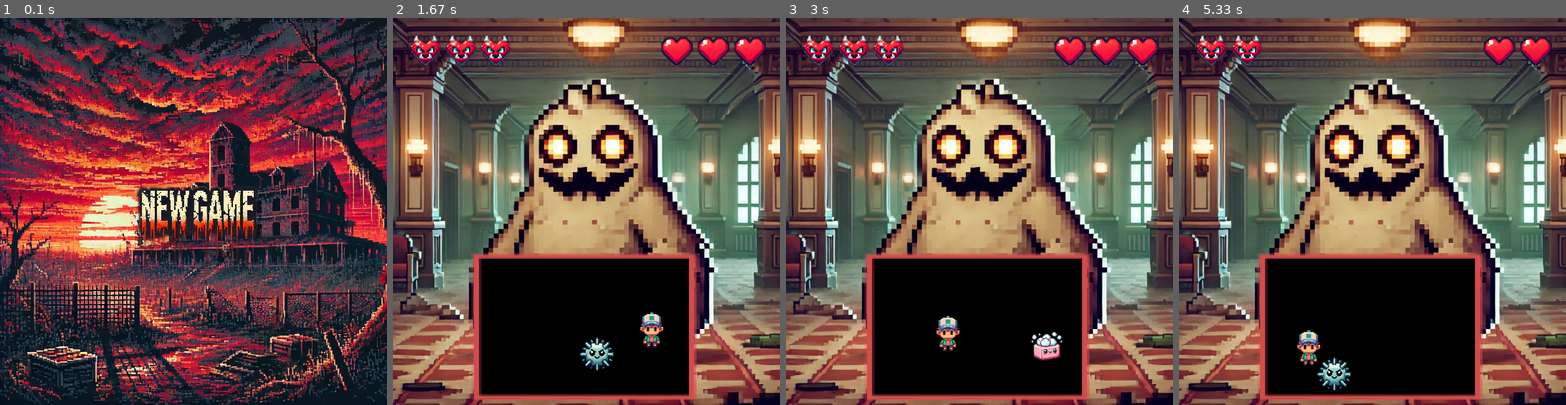
Above: before the commit, frames 1-4 (left to right).
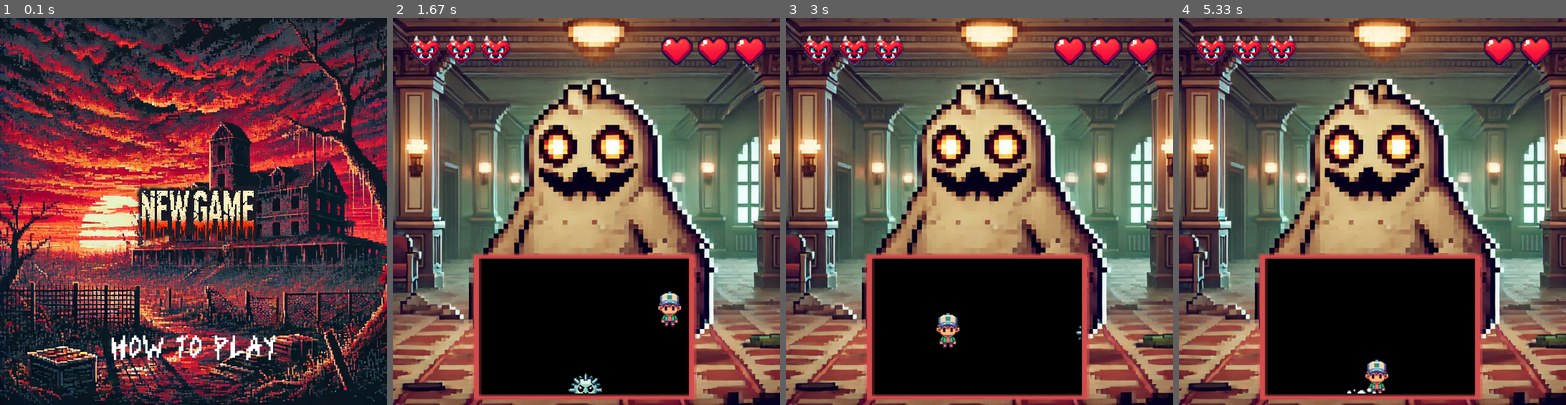
Above: after the commit, the same moments.

Repository: davidAlausa/myFirstPythonProject
Game: pygame game, started from MyFirstPythonApp/GAME/MAIN.py
Two runs of this game, one before a commit and one after it. Both use one fixed random seed, a clock stepped at 60 frames per second and the inputs below.
Inputs (mouse positions are in pixels of both pictures, inside the frame that each line leads up to):
- Up to frame 1 (0.1 s): no input
- Up to frame 2 (1.67 s): press the mouse at (590, 207) at 0.37 s; move the mouse to (629, 149) at 0.47 s; release the mouse at (671, 91) at 0.6 s; press the mouse at (690, 168) at 0.7 s; move the mouse to (601, 122) at 0.8 s; release the mouse at (509, 72) at 0.93 s; press the mouse at (690, 184) at 1.03 s; move the mouse to (687, 226) at 1.13 s; release the mouse at (687, 273) at 1.27 s; hold Right from 1.33 s (still down); move the mouse to (532, 130) at 1.37 s
- Up to frame 3 (3 s): release Right at 1.8 s; hold Up 1.83-2.13 s; hold Left 2.17-2.7 s; hold Down from 2.73 s (still down)
- Up to frame 4 (5.33 s): release Down at 3.03 s; hold Left 3.07-3.47 s; hold Up 3.5-3.87 s; hold Right 3.9-4.53 s; hold Down 4.57-4.93 s; hold Left from 4.97 s (still down)

The runs differ from the first frame. In frame 1, 1.0% of the frame differs, in the area x 28-72%, y 81-89%; in frame 2, 1.5%; in frame 3, 0.8%; in frame 4, 1.6%, in the area x 22-55%, y 4-98%.

Commit message:
07/09/2024 - ADDED INSTRUCTIONS SCREEN + YOUWIN SCREEN + IMPROVED FUNCTIONALITY

Diff:
--- a/MyFirstPythonApp/GAME/MAIN.py
+++ b/MyFirstPythonApp/GAME/MAIN.py
@@ -6,6 +6,7 @@
 from FUNCTIONALITY import Game
 from event import event
 from monsterScreen import monsterScreen
+from instructionsScreen import instructionsScreen
 
 #initialising PYGAME
 pygame.init()
@@ -18,7 +19,9 @@
 #initialising VARIABLES
 game = Game()
 intrscrn = introScreen(displaySurface)
+instructscrn = instructionsScreen(displaySurface)
 elvtrscrn = elevatorScreen(displaySurface,game)
+mnstrscrn = monsterScreen(displaySurface, game)
 mnstrscrn = monsterScreen(displaySurface, game)
 isGameRunning = True
 gmPHASE = 'I'
@@ -29,7 +32,7 @@
 #print('THE MONSTER IS ON FLOOR:'+str(game.getMonsterFloorLevel())+' \tTHE KEY IS ON FLOOR:' + str(game.getKeyFloorLevel()))
 #LOOP
 while isGameRunning:
-    #handling QUITS
+#    #handling QUITS
     for event in pygame.event.get():
         if event.type == pygame.QUIT:
             isGameRunning = False
@@ -39,7 +42,10 @@
 
         #deciding GAME'S PHASE
     if gmPHASE == 'I':
+
         gmPHASE = intrscrn.run()
+    elif gmPHASE == 'INS':
+        gmPHASE = instructscrn.run(displaySurface)
     elif gmPHASE == 'P':
         if not video_played:
             video = moviepy.editor.VideoFileClip(SPRITESHEET_PATH + 'is_to_hs.mp4', audio= False)
@@ -69,7 +75,8 @@
             video.preview()
 
             if game.checkEndGameStatus():
-                print('YOU REACHED THE END OF THE GAME!!! YOU ENDED WITH:' +str(game.getPlayerLives()) + ' lives and ' +str(game.getKeyInventoryCount())+ ' keys')
+                video = moviepy.editor.VideoFileClip(SPRITESHEET_PATH + 'YOUWIN.mp4', audio= False)
+                video.preview()
                 isGameRunning = False
 
             else:
--- a/MyFirstPythonApp/GAME/event.py
+++ b/MyFirstPythonApp/GAME/event.py
@@ -28,7 +28,11 @@
                 return 'P'
 
         else:
-            self.emptyFloor()
+            if choice !=1:
+                self.emptyFloor()
+            else:
+                video = moviepy.editor.VideoFileClip(SPRITESHEET_PATH + 'f_GROUND.mp4', audio= False)
+                video.preview()
             return 'P'
 
 
--- /dev/null
+++ b/MyFirstPythonApp/GAME/instructionsScreen.py
@@ -0,0 +1,59 @@
+import pygame
+from Config import *
+import time
+
+
+
+class instructionsScreen():
+    def __init__(self,displaySurface):
+        #initialising BACKGROUNDS
+        self.instructionscreen_1 = pygame.image.load(SPRITESHEET_PATH + 'is_INSTRUCTIONSPAGE_1.png').convert()
+        self.instructionscreen_2 = pygame.image.load(SPRITESHEET_PATH + 'is_INSTRUCTIONSPAGE_2.png').convert()
+        self.instructionscreen_3 = pygame.image.load(SPRITESHEET_PATH + 'is_INSTRUCTIONSPAGE_3.png').convert()
+        self.instructionscreen_4 = pygame.image.load(SPRITESHEET_PATH + 'is_INSTRUCTIONSPAGE_4.png').convert()
+        self.instructionscreen_5 = pygame.image.load(SPRITESHEET_PATH + 'is_INSTRUCTIONSPAGE_5.png').convert()
+
+        self.instructionscreen_1 = pygame.transform.scale(self.instructionscreen_1, (WINDOW_WIDTH, WINDOW_HEIGHT))
+        self.instructionscreen_2 = pygame.transform.scale(self.instructionscreen_2, (WINDOW_WIDTH, WINDOW_HEIGHT))
+        self.instructionscreen_3 = pygame.transform.scale(self.instructionscreen_3, (WINDOW_WIDTH, WINDOW_HEIGHT))
+        self.instructionscreen_4 = pygame.transform.scale(self.instructionscreen_4, (WINDOW_WIDTH, WINDOW_HEIGHT))
+        self.instructionscreen_5 = pygame.transform.scale(self.instructionscreen_5, (WINDOW_WIDTH, WINDOW_HEIGHT))
+
+        self.currentscreenpage = (
+            self.instructionscreen_1,
+            self.instructionscreen_2,
+            self.instructionscreen_3,
+            self.instructionscreen_4,
+            self.instructionscreen_5
+        )
+
+        self.currentpage = 0
+
+        self.forwardcoods = pygame.Rect(412, 435, 483 - 400, 479 - 435)
+        self.backwardcoods = pygame.Rect(57, 423, 114 - 45, 475 - 423)
+    #updates SPRITES
+    def update(self):
+        if self.forwardcoods.collidepoint(pygame.mouse.get_pos()) and self.currentpage != 4:
+            if pygame.mouse.get_pressed()[0]:
+                self.currentpage = self.currentpage + 1
+        elif self.backwardcoods.collidepoint(pygame.mouse.get_pos()) and self.currentpage != 0:
+            if pygame.mouse.get_pressed()[0]:
+                self.currentpage = self.currentpage - 1
+
+        keys = pygame.key.get_pressed()
+        if keys[pygame.K_RETURN]:
+            return 'I'
+        else:
+            return 'INS'
+
+
+    #draws LEVEL to screen
+    def draw(self, displaySurface):
+        displaySurface.blit(self.currentscreenpage[self.currentpage], (0,0))
+
+    #will be called fom GAME loop
+    def run(self,displaySurface):
+        GAME_PHASE = self.update()
+        self.draw(displaySurface)
+        time.sleep(0.1)
+        return GAME_PHASE
--- a/MyFirstPythonApp/GAME/introScreen.py
+++ b/MyFirstPythonApp/GAME/introScreen.py
@@ -14,9 +14,15 @@
 
     #updates SPRITES
     def update(self):
+
+
         NEWGAME_PRESSED = self.introScreenNEWGAME.update(self)
+        INSTRUCTIONS_PRESSED = self.introScreenBackground.update()
+
         if NEWGAME_PRESSED:
             return 'P'
+        elif INSTRUCTIONS_PRESSED:
+            return 'INS'
         else:
             return 'I'
 
--- a/MyFirstPythonApp/GAME/introScreenBACKGROUND.py
+++ b/MyFirstPythonApp/GAME/introScreenBACKGROUND.py
@@ -8,6 +8,31 @@
         self.introscreen_BACKGROUND = pygame.image.load(SPRITESHEET_PATH + 'is_BACKGRUND.webp').convert()
         self.introscreen_BACKGROUND = pygame.transform.scale(self.introscreen_BACKGROUND, (WINDOW_WIDTH, WINDOW_HEIGHT))
 
+        self.INSTRUCTIONS_NOTSELECTED = pygame.image.load(SPRITESHEET_PATH + 'is_INSTRUCTIONS_NOTSELECTED.png').convert_alpha()
+        self.INSTRUCTIONS_NOTSELECTED = pygame.transform.scale(self.INSTRUCTIONS_NOTSELECTED, (WINDOW_WIDTH, WINDOW_HEIGHT))
+
+        self.INSTRUCTIONS_SELECTED = pygame.image.load(SPRITESHEET_PATH + 'is_INSTRUCTIONS_SELECTED.png').convert_alpha()
+        self.INSTRUCTIONS_SELECTED = pygame.transform.scale(self.INSTRUCTIONS_SELECTED, (WINDOW_WIDTH, WINDOW_HEIGHT))
+
+        self.INSTRUCTIONS = self.INSTRUCTIONS_NOTSELECTED
+
+       # self.INSTRUCTIONSIMAGE = self.INSTRUCTIONS.subsurface(pygame.Rect(150,435,390,485))
+        self.INSTRUCTIONSIMAGE = self.INSTRUCTIONS.subsurface(pygame.Rect(0,0,540,540))
+        self.INSTRUCTIONSRECT = self.INSTRUCTIONSIMAGE.get_rect(center = (240,240))
+
+        self.hoverArea = pygame.Rect(150,435,390 - 150, 485 - 435)#tlwh
+
+
+    def update(self):
+
+        if self.hoverArea.collidepoint(pygame.mouse.get_pos()):
+            self.INSTRUCTIONS = self.INSTRUCTIONS_SELECTED
+            if pygame.mouse.get_pressed()[0]:
+                return True
+        else:
+            self.INSTRUCTIONS = self.INSTRUCTIONS_NOTSELECTED
+            return False
 
     def draw(self, displaySurface):
         displaySurface.blit(self.introscreen_BACKGROUND, (0,0))
+        displaySurface.blit(self.INSTRUCTIONS, (0,0))
--- a/MyFirstPythonApp/GAME/monsterScreenATTACKBOARD.py
+++ b/MyFirstPythonApp/GAME/monsterScreenATTACKBOARD.py
@@ -25,7 +25,7 @@
         self.imageP1 = self.monsterEvent_ATTACKBOARD_P1.subsurface(pygame.Rect(0,0,50,50))
 
         self.oovPosition = (120,335)
-        self.P1InitialPosition = (235,460)
+        self.P1InitialPosition = (270,431)
 
         self.rectHI = self.imageHI.get_rect(bottomleft = self.oovPosition)
         self.rectAI = self.imageAI.get_rect(bottomleft = self.oovPosition)
@@ -36,8 +36,11 @@
         self.isHarmful = False
 
         self.game = game
+        self.iterations = 0
 
     def update(self):
+        self.iterations = self.iterations + 1
+
         pressed_keys = pygame.key.get_pressed()
         if self.rectP1.top > 335:
             if pressed_keys[K_UP]:
@@ -72,21 +75,41 @@
         pick = random.randint(1, 4)
         self.ItemThrown = True
         if pick == 1:
-            rect.centerx = random.randint(120, 390)
-            rect.centery = 335
-            self.ItemVelocity = [random.choice([-2, -1, 1, 2]), random.choice([-2, -1, 1, 2])]
+            rect.centerx = random.randint(70, 440)
+            rect.centery = 285
+            if self.iterations < 500:
+                self.ItemVelocity = [random.choice([-2, -1, 1, 2]), random.choice([-2, -1, 1, 2])]
+            elif self.iterations < 1500:
+                self.ItemVelocity = [random.choice([-3, -2, 2, 3]), random.choice([-3, -2, 2, 3])]
+            else:
+                self.ItemVelocity = [random.choice([-4, -3, 3, 4]), random.choice([-4, -3, 3, 4])]
         elif pick == 2:
-            rect.centerx = random.randint(120, 390)
-            rect.centery = 505
-            self.ItemVelocity = [random.choice([-2, -1, 1, 2]), random.choice([-2, -1, 1, 2])]
+            rect.centerx = random.randint(70, 440)
+            rect.centery = 555
+            if self.iterations < 500:
+                self.ItemVelocity = [random.choice([-2, -1, 1, 2]), random.choice([-2, -1, 1, 2])]
+            elif self.iterations < 1500:
+                self.ItemVelocity = [random.choice([-3, -2, 2, 3]), random.choice([-3, -2, 2, 3])]
+            else:
+                self.ItemVelocity = [random.choice([-4, -3, 3, 4]), random.choice([-4, -3, 3, 4])]
         elif pick == 3:
-            rect.centerx = 120
-            rect.centery =  random.randint(335, 505)
-            self.ItemVelocity = [random.choice([1, 2]), random.choice([-2, -1, 1, 2])]
+            rect.centerx = 70
+            rect.centery =  random.randint(285, 555)
+            if self.iterations < 500:
+                self.ItemVelocity = [random.choice([1, 2]), random.choice([-2, -1, 1, 2])]
+            elif self.iterations < 1500:
+                self.ItemVelocity = [random.choice([2, 3]), random.choice([-3, -2, 2, 3])]
+            else:
+                self.ItemVelocity = [random.choice([3, 4]), random.choice([-4, -3, 3, 4])]
         elif pick == 4:
-            rect.centerx = 390
-            rect.centery =  random.randint(335, 505)
-            self.ItemVelocity = [random.choice([-2, -1]), random.choice([-2, -1, 1, 2])]
+            rect.centerx = 440
+            rect.centery =  random.randint(285, 555)
+            if self.iterations < 500:
+                self.ItemVelocity = [random.choice([1, 2]), random.choice([-2, -1, 1, 2])]
+            elif self.iterations < 1500:
+                self.ItemVelocity = [random.choice([2, 3]), random.choice([-3, -2, 2, 3])]
+            else:
+                self.ItemVelocity = [random.choice([3, 4]), random.choice([-4, -3, 3, 4])]
 
 
     def didCollide (self):
@@ -94,6 +117,8 @@
         smallerRectAI = self.rectAI.inflate(-40, -40)
         if self.rectP1.colliderect(smallerRectHI):
             self.game.setPlayerLives(self.game.getPlayerLives() - 1)
+            video = moviepy.editor.VideoFileClip(SPRITESHEET_PATH + 'me_PLAYERHURT.mp4', audio= False)
+            video.preview()
             self.reset()
 
         elif self.rectP1.colliderect(smallerRectAI):
@@ -115,7 +140,7 @@
         rect.move_ip(self.ItemVelocity[0], self.ItemVelocity[1])
 
         #if not (120 <= rect.left) or not (335 <= rect.top) or not (rect.right <= 390) or not (rect.bottom <= 505):
-        if not (150 <= rect.centerx <= 390) or not (360 <= rect.centery <= 505):
+        if not (100 <= rect.centerx <= 440) or not (310 <= rect.centery <= 555):
             rect.center = self.oovPosition
             self.ItemThrown = False
     def reset(self):
--- a/MyFirstPythonApp/GAME/monsterScreenBACKGROUND.py
+++ b/MyFirstPythonApp/GAME/monsterScreenBACKGROUND.py
@@ -9,6 +9,7 @@
         self.attckbrd = monsterScreenATTACKBOARD(Game)
 
         self.monsterEvent_BACKGROUND = pygame.image.load(SPRITESHEET_PATH + 'me_MAINSCREEN_BACKGROUND.png').convert()
+        self.monsterEvent_ATTACKBACKGROUNDCOVER = pygame.image.load(SPRITESHEET_PATH + 'me_MAINSCREEN_ATTACKBACKGROUNDCOVER.png').convert_alpha()
         self.monsterEvent_ATTACKBOARD = pygame.image.load(SPRITESHEET_PATH + 'me_MAINSCREEN_ATTACKBOARD.png').convert_alpha()
         self.monsterEvent_MONSTERHEARTS_3 = pygame.image.load(SPRITESHEET_PATH + 'me_MAINSCREEN_MONSTERHEARTS_3.png').convert_alpha()
         self.monsterEvent_MONSTERHEARTS_2 = pygame.image.load(SPRITESHEET_PATH + 'me_MAINSCREEN_MONSTERHEARTS_2.png').convert_alpha()
@@ -18,6 +19,7 @@
         self.monsterEvent_PLAYERHEARTS_1 = pygame.image.load(SPRITESHEET_PATH + 'me_MAINSCREEN_PLAYERHEARTS_1.png').convert_alpha()
 
         self.monsterEvent_BACKGROUND = pygame.transform.scale(self.monsterEvent_BACKGROUND, (WINDOW_WIDTH, WINDOW_HEIGHT))
+        self.monsterEvent_ATTACKBACKGROUNDCOVER = pygame.transform.scale(self.monsterEvent_ATTACKBACKGROUNDCOVER, (WINDOW_WIDTH, WINDOW_HEIGHT))
         self.monsterEvent_ATTACKBOARD = pygame.transform.scale(self.monsterEvent_ATTACKBOARD, (WINDOW_WIDTH, WINDOW_HEIGHT))
         self.monsterEvent_MONSTERHEARTS_3 = pygame.transform.scale(self.monsterEvent_MONSTERHEARTS_3, (WINDOW_WIDTH, WINDOW_HEIGHT))
         self.monsterEvent_MONSTERHEARTS_2 = pygame.transform.scale(self.monsterEvent_MONSTERHEARTS_2, (WINDOW_WIDTH, WINDOW_HEIGHT))
@@ -49,9 +51,10 @@
     def draw(self,displaySurface):
         displaySurface.blit(self.monsterEvent_BACKGROUND, (0,0))
         displaySurface.blit(self.monsterEvent_ATTACKBOARD, (0,0))
+        isEventOver = self.attckbrd.run(displaySurface)
+        displaySurface.blit(self.monsterEvent_ATTACKBACKGROUNDCOVER, (0,0))
         displaySurface.blit(self.monsterEvent_CURRENTMONSTERHEARTS, (0,0))
         displaySurface.blit(self.monsterEvent_CURRENTPLAYERHEARTS, (0,0))
-        isEventOver = self.attckbrd.run(displaySurface)
         return isEventOver
 
     def run (self, displaySurface):
Binary file added: MyFirstPythonApp/ASSETS/is_INSTRUCTIONSPAGE_1.png
Binary file added: MyFirstPythonApp/ASSETS/is_INSTRUCTIONSPAGE_2.png
Binary file added: MyFirstPythonApp/ASSETS/is_INSTRUCTIONSPAGE_3.png
Binary file added: MyFirstPythonApp/ASSETS/is_INSTRUCTIONSPAGE_4.png
Binary file added: MyFirstPythonApp/ASSETS/is_INSTRUCTIONSPAGE_5.png
Binary file added: MyFirstPythonApp/ASSETS/is_INSTRUCTIONS_NOTSELECTED.png
Binary file added: MyFirstPythonApp/ASSETS/is_INSTRUCTIONS_SELECTED.png
Binary file added: MyFirstPythonApp/ASSETS/me_MAINSCREEN_ATTACKBACKGROUNDCOVER.png
Not shown, added: MyFirstPythonApp/ASSETS/AUDIO/Black Hall Abandoned Asylum Ambience.mp3
Not shown, added: MyFirstPythonApp/ASSETS/AUDIO/Lobo Loco - Temple Procession (ID 1421).mp3
Not shown, added: MyFirstPythonApp/ASSETS/AUDIO/Mad Bossa.ogg
Not shown, added: MyFirstPythonApp/ASSETS/AUDIO/ardentryst-music-ccby3.7z
(and 32 more such lines)
